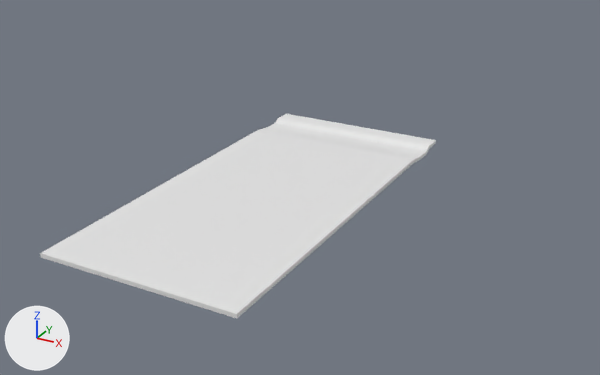
The Blender file assets/map_1.blend, before and after one commit.
Rendered twice from a camera (50 mm lens) standing at (200.0, -323.0, 169.0) and looking at (-9.0, 56.0, -21.0). Every picture has the same lights, and +X, +Y and +Z are marked at lower left. The picture after the commit comes second. Objects named as collision shapes, trigger or cutter boxes, shadow casters or lower levels of detail are left out.
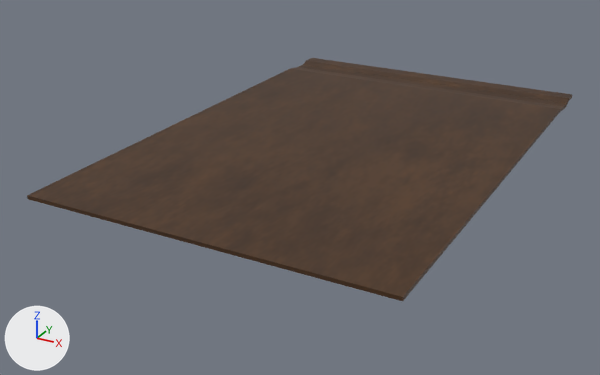
Location of each change, (x1, y1, x2, y2) in pixels of the pictures (600 x 375 px; the box of a moved part takes in the faces that stretch with it):
```json
{"object": "Cube", "change": "surface changed, reshaped, rescaled", "before": [40, 114, 436, 318], "after": [27, 58, 572, 301], "on screen": "white to brown, 38% wider, 19% taller"}
{"part": 1, "of": "me_cube", "change": "moved or reshaped", "before": [40, 130, 413, 318], "after": [27, 69, 560, 301]}
{"part": 2, "of": "me_cube", "change": "moved or reshaped", "before": [259, 114, 436, 163], "after": [291, 58, 572, 112]}
```

Edits to the scene script, one JSON object a line:
```json
{"op": "add", "block": "img_dirt_color_png", "code": ["img_dirt_color_png = load_image('dirt_color.png', 'dirt_color.png', 1024, 1024, 'sRGB')"]}
{"op": "remove", "block": "mat_material", "code": "mat_material.base_color = (0.8, 0.8, 0.8)  # white #e7e7e7"}
{"op": "add", "block": "mat_material", "code": "mat_material.texture = img_dirt_color_png"}
{"op": "set", "path": "mat_material.roughness", "old": "0.5", "new": "0.546"}
{"block": "me_cube", "where": "# used by ob_cube; location = (0.0, 0.0, 0.0); scale = (50.0, 100.0, 1.0)"}
{"op": "remove", "block": "me_cube", "code": "me_cube.from_pydata(...)  # 24 vertices, 23 faces; spans x -1.0..1.0, y -1.0..1.13, z -3.81..0.16"}
{"op": "add", "block": "me_cube", "code": "me_cube.from_pydata(...)  # 24 vertices, 23 faces; spans x -1.0..1.0, y -0.58..2.38, z -3.81..0.16"}
{"block": "me_cube", "change": "me_cube part 1: all 4 vertices in x -1.0..1.0, y -1.0, z -2.01..-0.01 are moved by (0.0, 0.42, 0.0)"}
{"block": "me_cube", "change": "me_cube part 2: all 20 vertices in x -1.0..1.0, y 0.78..1.13, z -3.81..0.16 are moved by (0.0, 1.25, 0.0)"}
{"op": "set", "path": "ob_cube.scale", "old": "(50.0, 100.0, 1.0)", "new": "(100.0, 102.0, 1.0)"}
```
